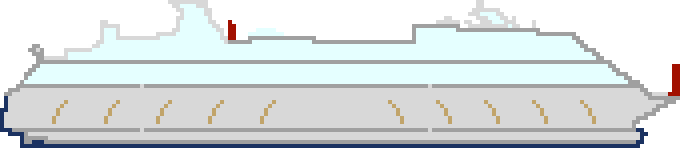
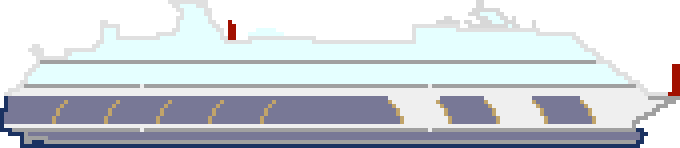
Two versions of the same layered image (680x148). Layer-by-layer changes:
painted on "Layer 9" over left=0, top=0, right=668, bottom=140
